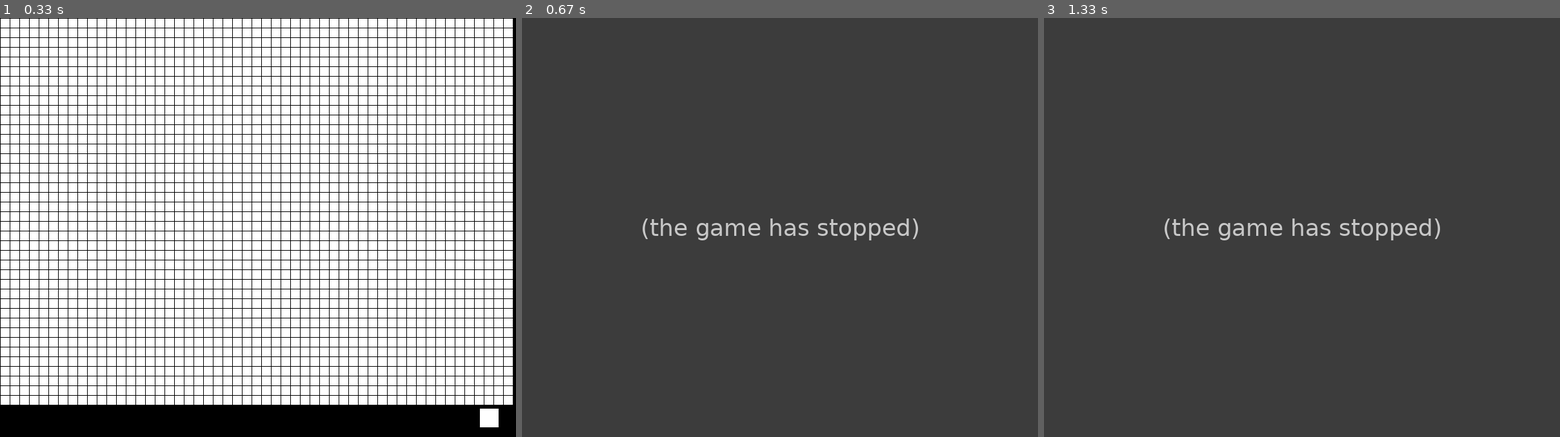
Above: before the commit, frames 1-3 (left to right).
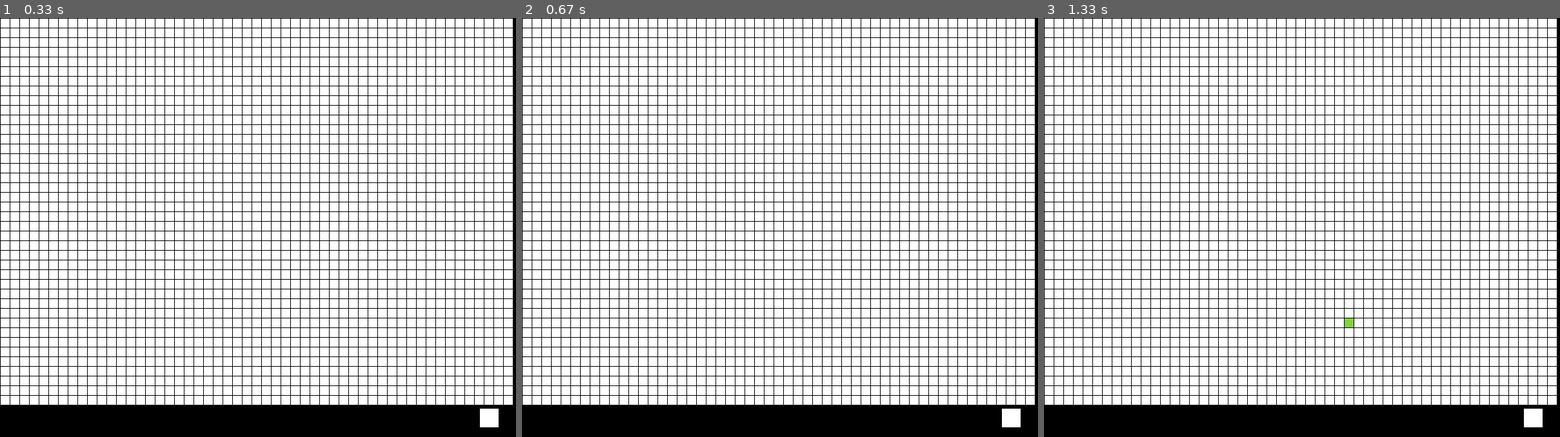
Above: after the commit, the same moments.

Repository: MrJoeKr/Pathfinding-Visualizer-Python
Game: pygame game, started from Run.pyw
The game is run twice, just before and just after one commit, with the same random seed, the same clock (stepped at 60 frames per second) and the same inputs.
Inputs (mouse positions are in pixels of both pictures, inside the frame that each line leads up to):
- Up to frame 1 (0.33 s): no input
- Up to frame 2 (0.67 s): tap Backspace at 0.33 s
- Up to frame 3 (1.33 s): click (1353, 319) at 0.72 s

Frame 1 is identical in both runs. In frame 2, 100% of the frame differs, in the area x 0-100%, y 0-100%; in frame 3, 100%.
Error before the commit: AttributeError: 'NodeBoard' object has no attribute 'reset_board' (board_window.py line 139); the game stopped at 0.33 s (later frames are placeholders)

Commit message:
Add reset board and get node methods

Diff:
--- a/node_board_object.py
+++ b/node_board_object.py
@@ -27,5 +27,13 @@
 
         return out
 
+    def reset_board(self):
+        self.start_node = None
+        self.end_node = None
+        self.board = self._init_draw_board()
+
     def get_board(self):
         return self.board
+
+    def get_node(self, y: int, x: int):
+        return self.board[y][x]
